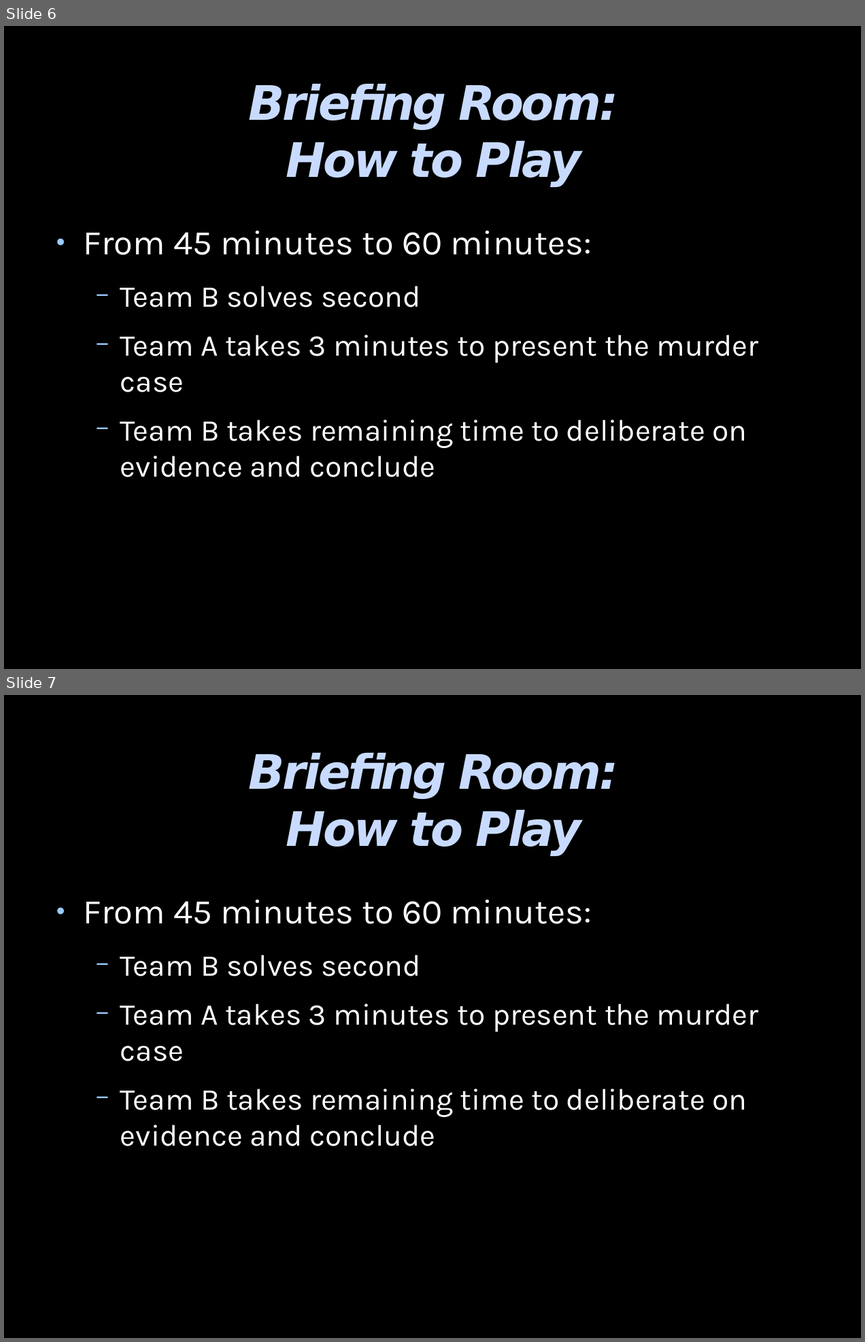
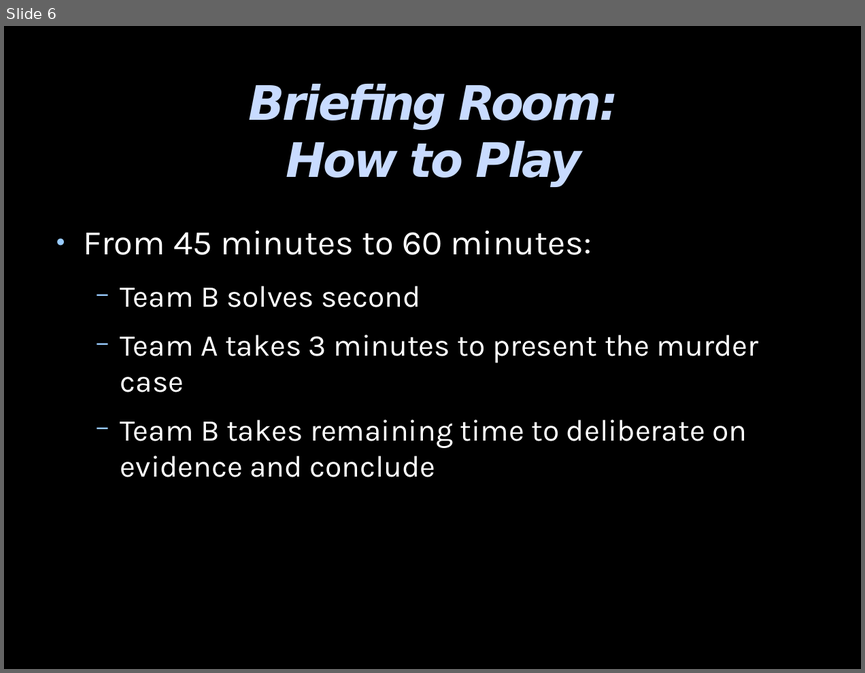
Before and after one commit to theodoreOnzGit/cellResources, a slide deck: iceBreaker/longGames/murderMystery/murderMysteryInstructions.odp. Shown one above the other, each under a label of ours: slides 6 and 7 before the commit, slide 6 after it. The pictures are 865x1342 and 865x673 pixels, drawn with LibreOffice and Linux fonts; fonts in the diff are those of the drawing; background and template pictures are left out. Boxes give left, top, right and bottom in pixels: in the first picture for what was removed or moved away, otherwise in the second. Text is boxed around its words. In the diff, an @@ line names an element or a change of style, - is before the commit and + after.

Commit message:
murder mystery updated

```diff
--- a/iceBreaker/longGames/murderMystery/murderMysteryInstructions.odp
+++ b/iceBreaker/longGames/murderMystery/murderMysteryInstructions.odp
@@ slide 7 removed at (4, 695, 861, 1338), background picture (left out) @@
@@ title removed at (249, 753, 618, 856) @@
-Briefing Room:
-How to Play
@@ text removed at (84, 900, 759, 1147) @@
-● From 45 minutes to 60 minutes:
-  − Team B solves second
-  − Team A takes 3 minutes to present the murder case
-  − Team B takes remaining time to deliberate on evidence and conclude
```
Also in this commit, not shown: 3 slides added, 6 other files.
